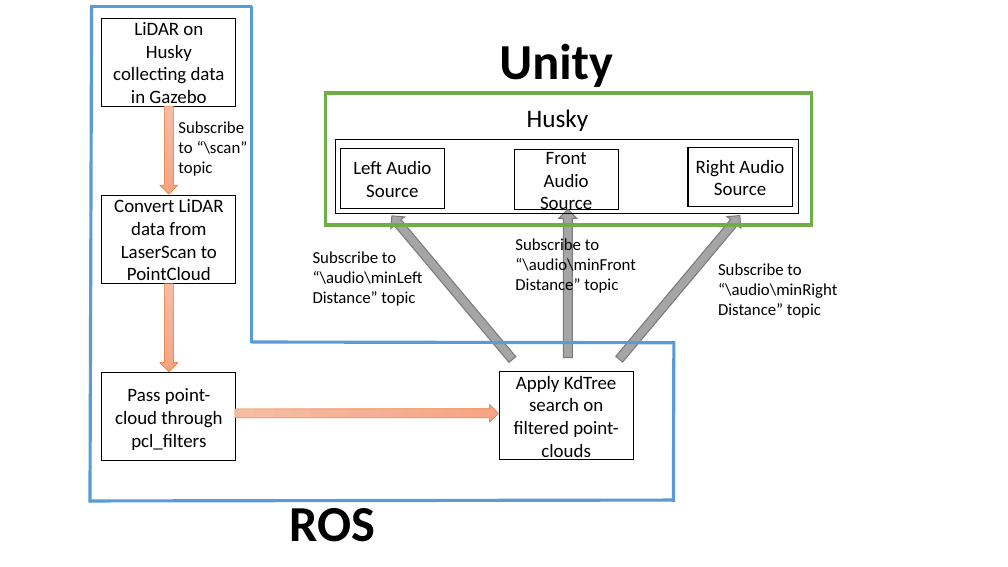
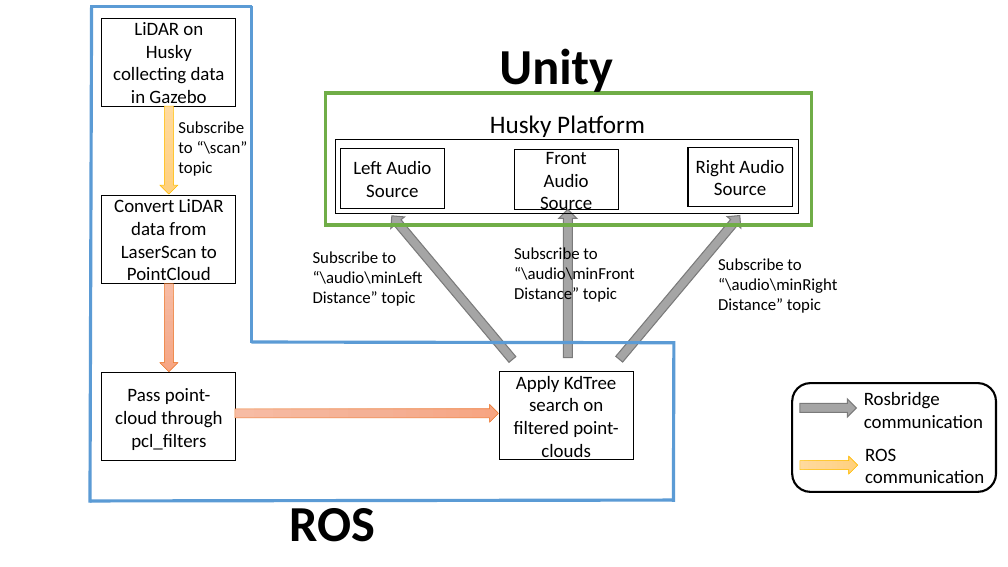
Before and after one commit to PascalLiPooKim/unity-with-ros-interface, a slide deck: slide 1 of Screenshots/Report/system_design_high_level_overview.pptx. Drawn at 1008x567 pixels with LibreOffice and Linux fonts; fonts in the diff are those of the drawing. Boxes give left, top, right and bottom in pixels: in the first picture for what was removed or moved away, otherwise in the second. Text is boxed around its words. In the diff, an @@ line names an element or a change of style, - is before the commit and + after.

```diff
--- a/Screenshots/Report/system_design_high_level_overview.pptx
+++ b/Screenshots/Report/system_design_high_level_overview.pptx
@@ text "Unity": place and size @@
-text "Unity" at box(499, 43, 612, 87)
+text "Unity" at box(499, 48, 612, 95)
@@ down arrow at box(160, 106, 178, 194): fill gradient #F7BDA5 to #F5B196 to #F8A582 to gradient #FFDB9E to #FFD590 to #FFD07C; outline #ED7D31 0.5 pt to #FFC000 0.5 pt @@
@@ text at box(490, 115, 645, 137): text changed @@
-Husky
+Husky Platform
@@ text "Subscribe to “\audio\minFrontDistance” topic": place and size @@
-text "Subscribe to “\audio\minFrontDistance” topic" at box(515, 236, 636, 293)
+text "Subscribe to “\audio\minFrontDistance” topic" at box(514, 246, 635, 302)
@@ text "Subscribe to “\audio\minRightDistance” topic": place and size @@
-text "Subscribe to “\audio\minRightDistance” topic" at box(718, 263, 837, 318)
+text "Subscribe to “\audio\minRightDistance” topic" at box(718, 258, 837, 313)
@@ rounded rectangle added at box(792, 383, 997, 492), outline #000000 2 pt @@
@@ down arrow added at box(800, 399, 857, 417), fill #A5A5A5, outline #7A7A7A 1 pt @@
@@ text added at box(864, 392, 983, 428), 18 pt, text #000000 @@
+Rosbridge communication
@@ text added at box(865, 448, 984, 483), 18 pt, text #000000 @@
+ROS communication
@@ down arrow added at box(800, 456, 858, 475), fill gradient #FFDB9E to #FFD590 to #FFD07C, outline #FFC000 0.5 pt @@
```
Also in this commit, not shown: 3 other files.
